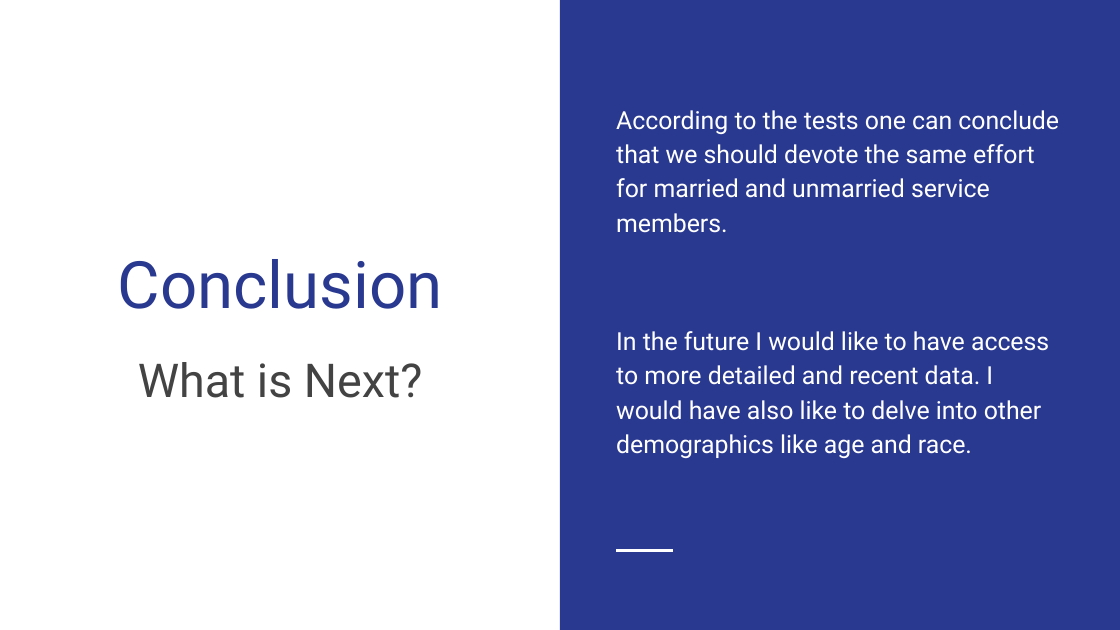
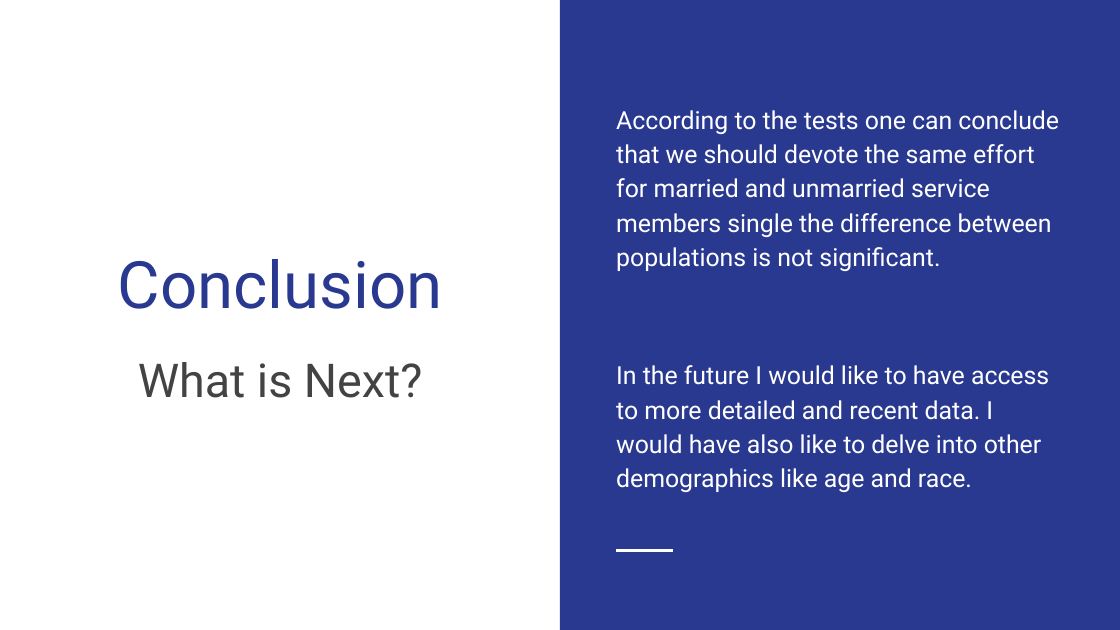
Before and after one commit to Waltercas/Active-Duty-Soldiers, a slide deck: slide 10 of Data/Soldier Demographic Capstone.pptx (slide 8 before the commit). Drawn at 1120x630 pixels with LibreOffice and Linux fonts; fonts in the diff are those of the drawing. Boxes give left, top, right and bottom in pixels: in the first picture for what was removed or moved away, otherwise in the second. Text is boxed around its words. In the diff, an @@ line names an element or a change of style, - is before the commit and + after.

```diff
--- a/Data/Soldier Demographic Capstone.pptx
+++ b/Data/Soldier Demographic Capstone.pptx
@@ text at [616,110,1059,271]: text changed @@
-According to the tests one can conclude that we should devote the same effort for married and unmarried service members.
+According to the tests one can conclude that we should devote the same effort for married and unmarried service members single the difference between populations is not significant.
```
Also in this commit, not shown: 1 other slide changed, 5 slides added, 4 slides removed, 3 other files.
